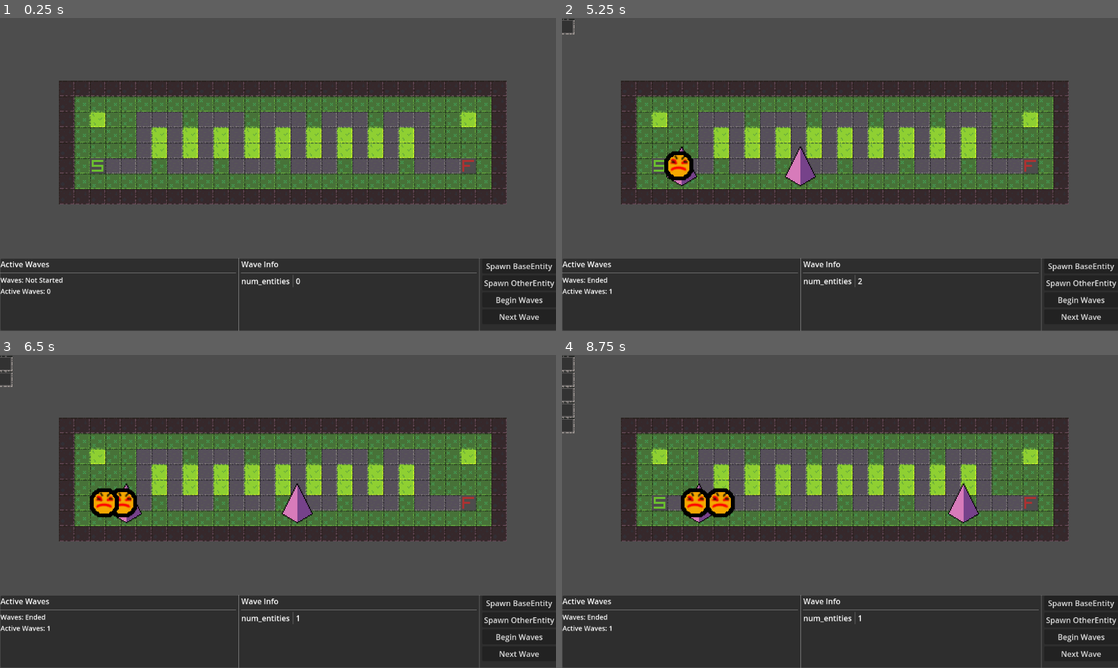
Above: before the commit, frames 1-4 (two rows, left to right).
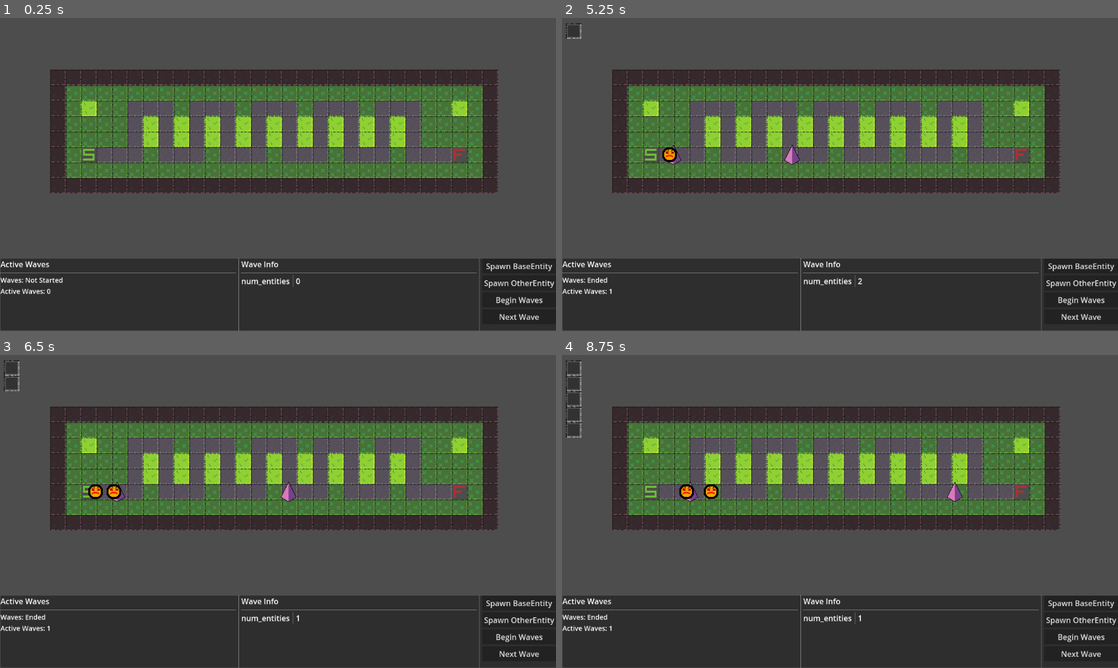
Above: after the commit, the same moments.

Repository: Shmupo/BrackeysGJ-TdGame
Game: Godot game, scene res://Scenes/waves_workspace.tscn
Two runs of this game, one before a commit and one after it. Both use one fixed random seed, a clock stepped at 60 frames per second and the inputs below. This scene is started directly instead of the project's main scene.
Inputs (mouse positions are in pixels of both pictures, inside the frame that each line leads up to):
- Up to frame 1 (0.25 s): no input
- Up to frame 2 (5.25 s): click (1079, 265) at 0.5 s, where only the run after the commit has a clickable "Spawn BaseEntity"; click (1079, 284) at 1.25 s, where only the run after the commit has a clickable "Spawn OtherEntity"; click (1079, 299) at 2 s, where only the run after the commit has a clickable "Begin Waves"; click (1079, 299) at 2.75 s, where only the run after the commit has a clickable "Begin Waves"; click (1079, 315) at 3.5 s, where only the run after the commit has a clickable "Next Wave"; click (1079, 315) at 4.25 s, where only the run after the commit has a clickable "Next Wave"; click (567, 27) at 5.02 s
- Up to frame 3 (6.5 s): click (5, 380) at 5.77 s
- Up to frame 4 (8.75 s): click (567, 395) at 6.52 s; click (567, 411) at 7.27 s; click (567, 426) at 8.02 s

The runs differ from the first frame. In frame 1, 26% of the frame differs, in the area x 9-92%, y 16-60%; in frame 2, 26%; in frame 3, 26%; in frame 4, 27%, in the area x 0-92%, y 0-60%.
Error after the commit: Invalid access to property or key 'pathingComponent' on a base object of type 'null instance'. (res://Scripts/Entity/MovementComponent.gd:27)

Commit message:
Working on eik merge

Diff:
--- a/Scenes/Components/Entities/BaseEntity.tscn
+++ b/Scenes/Components/Entities/BaseEntity.tscn
@@ -8,6 +8,7 @@
 radius = 20.0
 
 [node name="BaseEntity" type="Node2D" groups=["EnemyGroup"]]
+z_index = 1
 script = ExtResource("1_0sfov")
 moveSpeed = 150.0
 health = 7.0
--- a/Scenes/Components/Entities/KnightEntity.tscn
+++ b/Scenes/Components/Entities/KnightEntity.tscn
@@ -8,6 +8,7 @@
 radius = 20.0
 
 [node name="KnightEntity" type="Node2D" groups=["EnemyGroup"]]
+z_index = 1
 script = ExtResource("1_mbnc0")
 moveSpeed = 150.0
 health = 7.0
--- a/Scenes/Components/Entities/OtherEntity.tscn
+++ b/Scenes/Components/Entities/OtherEntity.tscn
@@ -8,6 +8,7 @@
 radius = 20.0
 
 [node name="OtherEntity" type="Node2D"]
+z_index = 1
 script = ExtResource("1_ce5qb")
 
 [node name="EntitySprite2D" type="Sprite2D" parent="."]
--- a/Scenes/TestScene.tscn
+++ b/Scenes/TestScene.tscn
@@ -44,13 +44,14 @@
 script = ExtResource("2_ou5mf")
 
 [node name="UserInteractableTileMapLayer" parent="." instance=ExtResource("1_oi0qw")]
+unique_name_in_owner = true
 position = Vector2(580, 272)
 scale = Vector2(3, 3)
 
 [node name="EntityManager" type="Node2D" parent="UserInteractableTileMapLayer"]
 unique_name_in_owner = true
 position = Vector2(-193.333, -106.667)
-scale = Vector2(0.333333, 0.333333)
+scale = Vector2(0.5, 0.5)
 script = ExtResource("3_hw5di")
 
 [node name="VBoxContainer" type="VBoxContainer" parent="UserInteractableTileMapLayer"]
--- a/Scenes/waves_workspace.tscn
+++ b/Scenes/waves_workspace.tscn
@@ -14,8 +14,87 @@
 [node name="WavesWorkspace" type="Node2D"]
 script = ExtResource("1_8ffdw")
 
+[node name="CanvasLayer" type="CanvasLayer" parent="."]
+
+[node name="PanelContainer" type="PanelContainer" parent="CanvasLayer"]
+offset_left = 1.0
+offset_top = 498.0
+offset_right = 1153.0
+offset_bottom = 647.0
+
+[node name="HBoxContainer" type="HBoxContainer" parent="CanvasLayer/PanelContainer"]
+layout_mode = 2
+
+[node name="VBoxContainer3" type="VBoxContainer" parent="CanvasLayer/PanelContainer/HBoxContainer"]
+layout_mode = 2
+size_flags_horizontal = 3
+
+[node name="Label" type="Label" parent="CanvasLayer/PanelContainer/HBoxContainer/VBoxContainer3"]
+layout_mode = 2
+text = "Active Waves"
+
+[node name="HSeparator" type="HSeparator" parent="CanvasLayer/PanelContainer/HBoxContainer/VBoxContainer3"]
+layout_mode = 2
+
+[node name="ActiveWavesLabel" type="Label" parent="CanvasLayer/PanelContainer/HBoxContainer/VBoxContainer3"]
+layout_mode = 2
+text = "None"
+label_settings = SubResource("LabelSettings_530y3")
+script = ExtResource("6_gf2wq")
+
+[node name="VSeparator" type="VSeparator" parent="CanvasLayer/PanelContainer/HBoxContainer"]
+layout_mode = 2
+
+[node name="VBoxContainer2" type="VBoxContainer" parent="CanvasLayer/PanelContainer/HBoxContainer"]
+layout_mode = 2
+size_flags_horizontal = 3
+
+[node name="Label" type="Label" parent="CanvasLayer/PanelContainer/HBoxContainer/VBoxContainer2"]
+layout_mode = 2
+text = "Wave Info"
+
+[node name="HSeparator" type="HSeparator" parent="CanvasLayer/PanelContainer/HBoxContainer/VBoxContainer2"]
+layout_mode = 2
+
+[node name="HBoxContainer" type="HBoxContainer" parent="CanvasLayer/PanelContainer/HBoxContainer/VBoxContainer2"]
+layout_mode = 2
+
+[node name="Label2" type="Label" parent="CanvasLayer/PanelContainer/HBoxContainer/VBoxContainer2/HBoxContainer"]
+layout_mode = 2
+text = "num_entities"
+
+[node name="VSeparator" type="VSeparator" parent="CanvasLayer/PanelContainer/HBoxContainer/VBoxContainer2/HBoxContainer"]
+layout_mode = 2
+
+[node name="NumEntitiesLabel" type="Label" parent="CanvasLayer/PanelContainer/HBoxContainer/VBoxContainer2/HBoxContainer"]
+layout_mode = 2
+script = ExtResource("8_7ypop")
+
+[node name="VSeparator2" type="VSeparator" parent="CanvasLayer/PanelContainer/HBoxContainer"]
+layout_mode = 2
+
+[node name="VBoxContainer" type="VBoxContainer" parent="CanvasLayer/PanelContainer/HBoxContainer"]
+layout_mode = 2
+
+[node name="SpawnEntityButton" type="Button" parent="CanvasLayer/PanelContainer/HBoxContainer/VBoxContainer"]
+layout_mode = 2
+text = "Spawn BaseEntity"
+
+[node name="SpawnEntityButton2" type="Button" parent="CanvasLayer/PanelContainer/HBoxContainer/VBoxContainer"]
+layout_mode = 2
+text = "Spawn OtherEntity"
+
+[node name="BeginWavesButton" type="Button" parent="CanvasLayer/PanelContainer/HBoxContainer/VBoxContainer"]
+layout_mode = 2
+text = "Begin Waves"
+
+[node name="NextWaveButton" type="Button" parent="CanvasLayer/PanelContainer/HBoxContainer/VBoxContainer"]
+layout_mode = 2
+text = "Next Wave"
+
 [node name="UserInteractableTileMapLayer" parent="." instance=ExtResource("1_ktkp4")]
-position = Vector2(986, 642)
+unique_name_in_owner = true
+position = Vector2(968, 619)
 tile_map_data = PackedByteArray("AADl//D/AAAAAAAAAADm//D/AAAAAAAAAADn//D/AAAAAAAAAADo//D/AAAAAAAAAADp//D/AAAAAAAAAADq// …(3632 unchanged characters)…
 gridSizeX = 100
 gridSizeY = 100
@@ -24,6 +103,8 @@
 
 [node name="EntityManager" type="Node2D" parent="UserInteractableTileMapLayer"]
 unique_name_in_owner = true
+position = Vector2(4, 0)
+scale = Vector2(0.5, 0.5)
 script = ExtResource("2_7t5ef")
 
 [node name="WaveManager" parent="." instance=ExtResource("3_qfab8")]
@@ -35,86 +116,10 @@
 [node name="Node" type="Node" parent="WaveManager/WaveSet"]
 script = ExtResource("5_87sod")
 
-[node name="PanelContainer" type="PanelContainer" parent="."]
-offset_left = 1.0
-offset_top = 498.0
-offset_right = 1153.0
-offset_bottom = 647.0
-
-[node name="HBoxContainer" type="HBoxContainer" parent="PanelContainer"]
-layout_mode = 2
-
-[node name="VBoxContainer3" type="VBoxContainer" parent="PanelContainer/HBoxContainer"]
-layout_mode = 2
-size_flags_horizontal = 3
-
-[node name="Label" type="Label" parent="PanelContainer/HBoxContainer/VBoxContainer3"]
-layout_mode = 2
-text = "Active Waves"
-
-[node name="HSeparator" type="HSeparator" parent="PanelContainer/HBoxContainer/VBoxContainer3"]
-layout_mode = 2
-
-[node name="ActiveWavesLabel" type="Label" parent="PanelContainer/HBoxContainer/VBoxContainer3"]
-layout_mode = 2
-text = "None"
-label_settings = SubResource("LabelSettings_530y3")
-script = ExtResource("6_gf2wq")
-
-[node name="VSeparator" type="VSeparator" parent="PanelContainer/HBoxContainer"]
-layout_mode = 2
-
-[node name="VBoxContainer2" type="VBoxContainer" parent="PanelContainer/HBoxContainer"]
-layout_mode = 2
-size_flags_horizontal = 3
-
-[node name="Label" type="Label" parent="PanelContainer/HBoxContainer/VBoxContainer2"]
-layout_mode = 2
-text = "Wave Info"
-
-[node name="HSeparator" type="HSeparator" parent="PanelContainer/HBoxContainer/VBoxContainer2"]
-layout_mode = 2
-
-[node name="HBoxContainer" type="HBoxContainer" parent="PanelContainer/HBoxContainer/VBoxContainer2"]
-layout_mode = 2
-
-[node name="Label2" type="Label" parent="PanelContainer/HBoxContainer/VBoxContainer2/HBoxContainer"]
-layout_mode = 2
-text = "num_entities"
-
-[node name="VSeparator" type="VSeparator" parent="PanelContainer/HBoxContainer/VBoxContainer2/HBoxContainer"]
-layout_mode = 2
-
-[node name="NumEntitiesLabel" type="Label" parent="PanelContainer/HBoxContainer/VBoxContainer2/HBoxContainer"]
-layout_mode = 2
-script = ExtResource("8_7ypop")
-
-[node name="VSeparator2" type="VSeparator" parent="PanelContainer/HBoxContainer"]
-layout_mode = 2
-
-[node name="VBoxContainer" type="VBoxContainer" parent="PanelContainer/HBoxContainer"]
-layout_mode = 2
-
-[node name="SpawnEntityButton" type="Button" parent="PanelContainer/HBoxContainer/VBoxContainer"]
-layout_mode = 2
-text = "Spawn BaseEntity"
-
-[node name="SpawnEntityButton2" type="Button" parent="PanelContainer/HBoxContainer/VBoxContainer"]
-layout_mode = 2
-text = "Spawn OtherEntity"
-
-[node name="BeginWavesButton" type="Button" parent="PanelContainer/HBoxContainer/VBoxContainer"]
-layout_mode = 2
-text = "Begin Waves"
-
-[node name="NextWaveButton" type="Button" parent="PanelContainer/HBoxContainer/VBoxContainer"]
-layout_mode = 2
-text = "Next Wave"
-
-[connection signal="_on_end_waves" from="WaveManager" to="PanelContainer/HBoxContainer/VBoxContainer3/ActiveWavesLabel" method="_on_end_waves"]
-[connection signal="_on_start_waves" from="WaveManager" to="PanelContainer/HBoxContainer/VBoxContainer3/ActiveWavesLabel" method="_on_start_waves"]
-[connection signal="_on_wave_end" from="WaveManager" to="PanelContainer/HBoxContainer/VBoxContainer3/ActiveWavesLabel" method="_on_wave_end"]
-[connection signal="_on_wave_start" from="WaveManager" to="PanelContainer/HBoxContainer/VBoxContainer3/ActiveWavesLabel" method="_on_wave_start"]
-[connection signal="pressed" from="PanelContainer/HBoxContainer/VBoxContainer/SpawnEntityButton" to="." method="spawn_base_entity"]
-[connection signal="pressed" from="PanelContainer/HBoxContainer/VBoxContainer/SpawnEntityButton2" to="." method="spawn_other_entity"]
-[connection signal="pressed" from="PanelContainer/HBoxContainer/VBoxContainer/BeginWavesButton" to="WaveManager" method="begin_waves"]
+[connection signal="pressed" from="CanvasLayer/PanelContainer/HBoxContainer/VBoxContainer/SpawnEntityButton" to="." method="spawn_base_entity"]
+[connection signal="pressed" from="CanvasLayer/PanelContainer/HBoxContainer/VBoxContainer/SpawnEntityButton2" to="." method="spawn_other_entity"]
+[connection signal="pressed" from="CanvasLayer/PanelContainer/HBoxContainer/VBoxContainer/BeginWavesButton" to="WaveManager" method="begin_waves"]
+[connection signal="_on_end_waves" from="WaveManager" to="CanvasLayer/PanelContainer/HBoxContainer/VBoxContainer3/ActiveWavesLabel" method="_on_end_waves"]
+[connection signal="_on_start_waves" from="WaveManager" to="CanvasLayer/PanelContainer/HBoxContainer/VBoxContainer3/ActiveWavesLabel" method="_on_start_waves"]
+[connection signal="_on_wave_end" from="WaveManager" to="CanvasLayer/PanelContainer/HBoxContainer/VBoxContainer3/ActiveWavesLabel" method="_on_wave_end"]
+[connection signal="_on_wave_start" from="WaveManager" to="CanvasLayer/PanelContainer/HBoxContainer/VBoxContainer3/ActiveWavesLabel" method="_on_wave_start"]
--- a/Scripts/Entity/MovementComponent.gd
+++ b/Scripts/Entity/MovementComponent.gd
@@ -19,6 +19,13 @@
 # get parent
 @onready var entity: Entity = $".."
 @onready var entity_manager: EntityManager = %EntityManager
+@onready var tile_map_layer: UserInteractableTilemapLayer = %UserInteractibleTileMapLayer
+var pathing_component: PathingComponent = null
+
+func _ready() -> void:
+	tile_map_layer = get_node("%UserInteractibleTileMapLayer")
+	pathing_component = tile_map_layer.pathingComponent
+	pathing_component.connect("path_updated", _on_path_updated)
 
 # call this before making the entity do anything
 func setup(newPath: Array[Vector2]) -> void:
@@ -43,9 +50,12 @@
 		# using distance_squared_to because it is faster than distance_to
 		if entity.global_position.distance_squared_to(path[pathIdx]) < 0.01: # if reached target coord
 		# if reach coordinate in path
-			if entity.global_position == path[pathIdx]:
-				#entity_manager.giveNewPath(2)
-				pathIdx += 1 # increment coordinate idx
-				if pathIdx >= path.size(): # reached end of path
-					moving = false
-					## DO SOMETHING AFTER REACHING END OF PATH
+			#entity_manager.giveNewPath(2)
+			pathIdx += 1 # increment coordinate idx
+			if pathIdx >= path.size(): # reached end of path
+				moving = false
+				## DO SOMETHING AFTER REACHING END OF PATH
+
+
+func _on_path_updated(path: PackedVector2Array) -> void:
+	self.path = path
--- a/Scripts/TileMap/PathingComponent.gd
+++ b/Scripts/TileMap/PathingComponent.gd
@@ -1,5 +1,7 @@
 class_name PathingComponent
 extends Node
+
+signal path_updated
 
 ## PathingComponent is used to generate a path from a spawn point to a goal
 ##
--- a/Scripts/Waves/example_knights_wave.gd
+++ b/Scripts/Waves/example_knights_wave.gd
@@ -9,5 +9,21 @@
 				"speed": 100,
 				"health": 20
 			}
+		},
+		{
+			"type": "KnightEntity",
+			"spawn_delay": 0.5,
+			"config": {
+				"speed": 100,
+				"health": 20
+			}
+		},
+		{
+			"type": "KnightEntity",
+			"spawn_delay": 0.5,
+			"config": {
+				"speed": 100,
+				"health": 20
+			}
 		}
 	]
